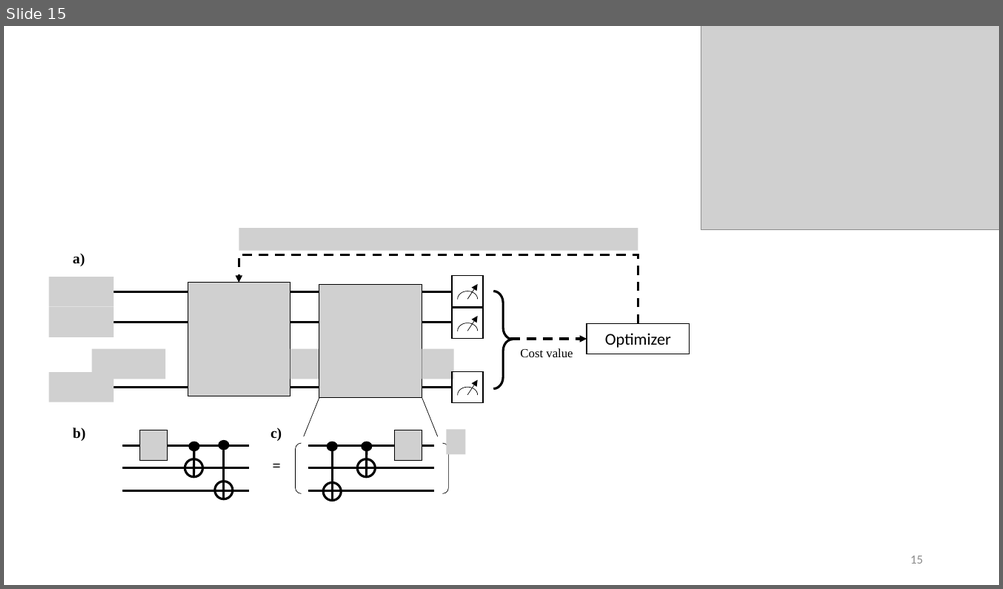
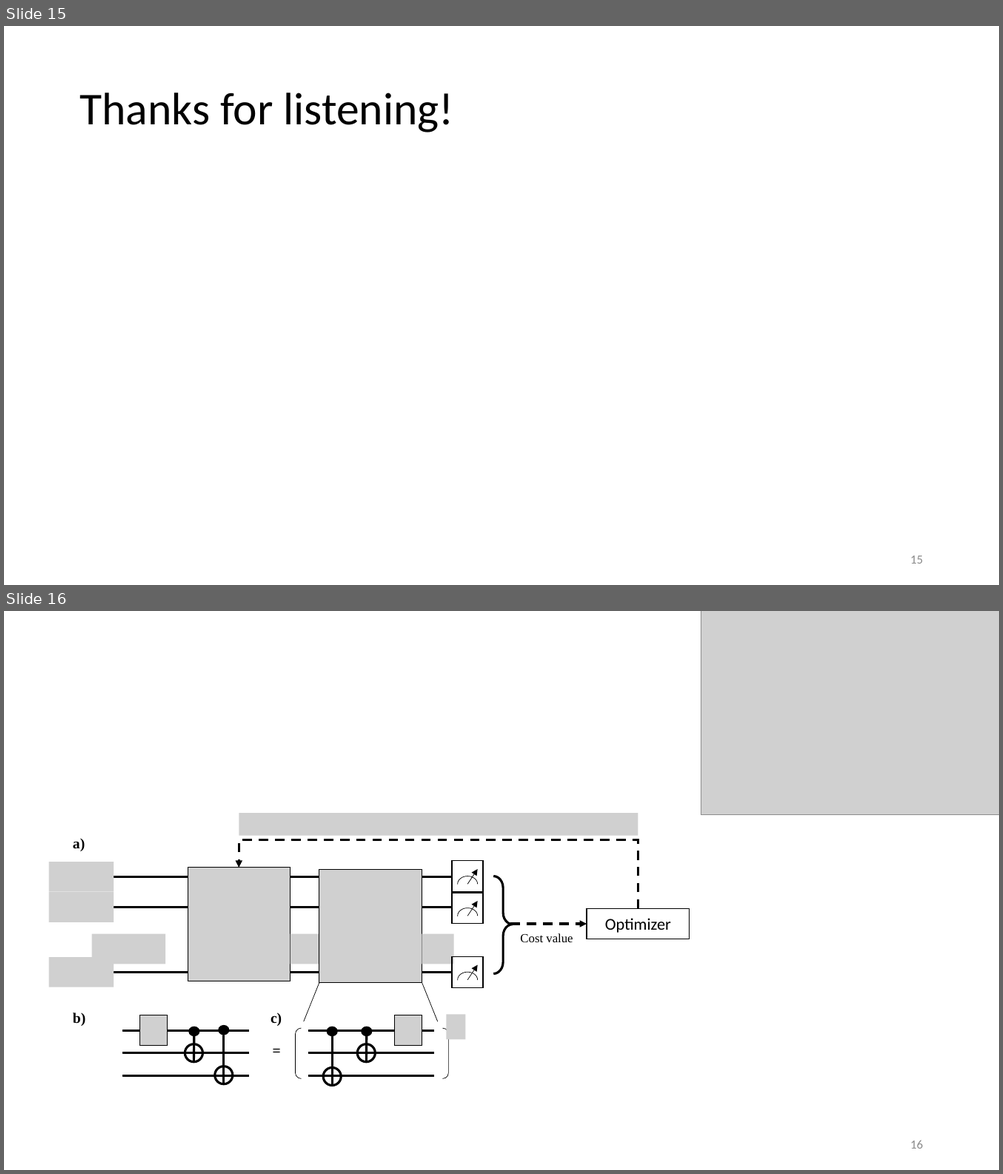
Before and after one commit to vutuanhai237/ResearchMaterials, a slide deck: Quantum computing/Genetic algorithm - based quantum architecture search/genetic algorithm.pptx. Shown one above the other, each under a label of ours: slide 15 before the commit, slides 15 and 16 after it. The pictures are 1003x589 and 1003x1174 pixels, drawn with LibreOffice and Linux fonts; fonts in the diff are those of the drawing; grey boxes stand for pictures. Boxes give left, top, right and bottom in pixels: in the first picture for what was removed or moved away, otherwise in the second. Text is boxed around its words. In the diff, an @@ line names an element or a change of style, - is before the commit and + after.

```diff
--- a/Quantum computing/Genetic algorithm - based quantum architecture search/genetic algorithm.pptx
+++ b/Quantum computing/Genetic algorithm - based quantum architecture search/genetic algorithm.pptx
@@ slide 15 added at (4,26,999,585), background #FFFFFF @@
@@ title added at (79,93,453,133), 44 pt, text #000000 @@
+Thanks for listening!
@@ page number added at (910,556,922,564), 12 pt, text #8C8C8C @@
+15
@@ what was slide 15 is now slide 16 @@
@@ page number at (910,1141,922,1149): text changed @@
-15
+16
```
Also in this commit, not shown: 5 slides changed, 2 other slides added.
